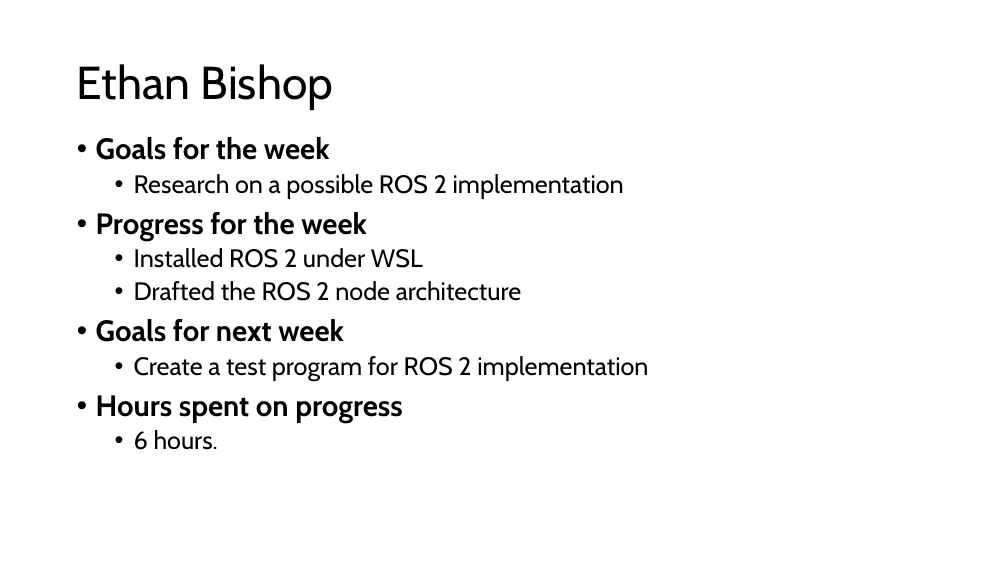
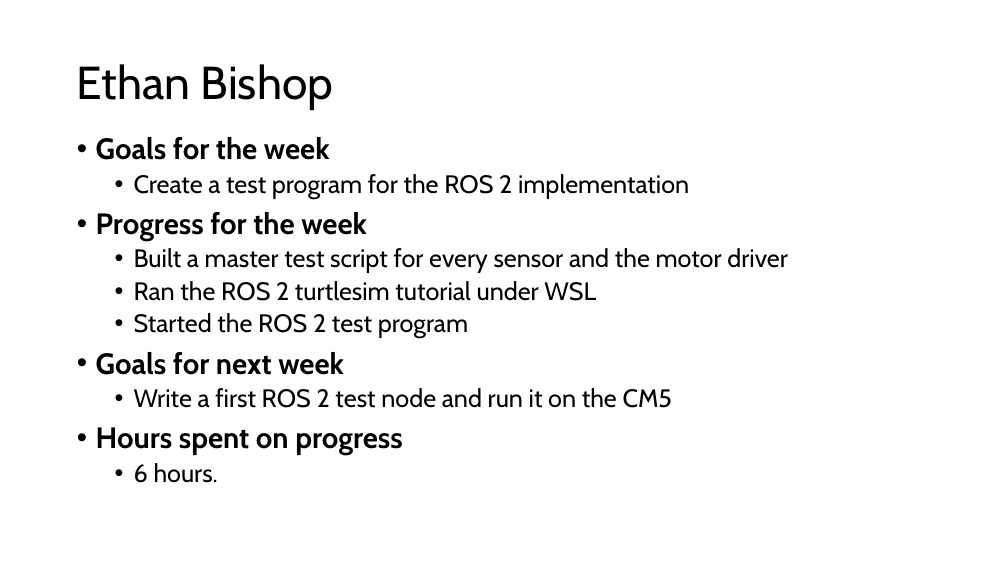
Before and after one commit to EthanWellsSr/BuggyBot, a slide deck: slide 7 of Weekly Reports/Self-Driving-RC-Car.pptx (slide 9 before the commit). Drawn at 1008x567 pixels with LibreOffice and Linux fonts; fonts in the diff are those of the drawing. Boxes give left, top, right and bottom in pixels: in the first picture for what was removed or moved away, otherwise in the second. Text is boxed around its words. In the diff, an @@ line names an element or a change of style, - is before the commit and + after.

```diff
--- a/Weekly Reports/Self-Driving-RC-Car.pptx
+++ b/Weekly Reports/Self-Driving-RC-Car.pptx
@@ text at [134,174,689,199]: text changed @@
-  • Research on a possible ROS 2 implementation
+  • Create a test program for the ROS 2 implementation
@@ text at [134,248,788,338]: text changed @@
-  • Installed ROS 2 under WSL
-  • Drafted the ROS 2 node architecture
+  • Built a master test script for every sensor and the motor driver
+  • Ran the ROS 2 turtlesim tutorial under WSL
+  • Started the ROS 2 test program
@@ text at [134,388,673,408]: text changed @@
-  • Create a test program for ROS 2 implementation
+  • Write a first ROS 2 test node and run it on the CM5
```
Also in this commit, not shown: 2 other slides changed, 8 slides added, 10 slides removed.
